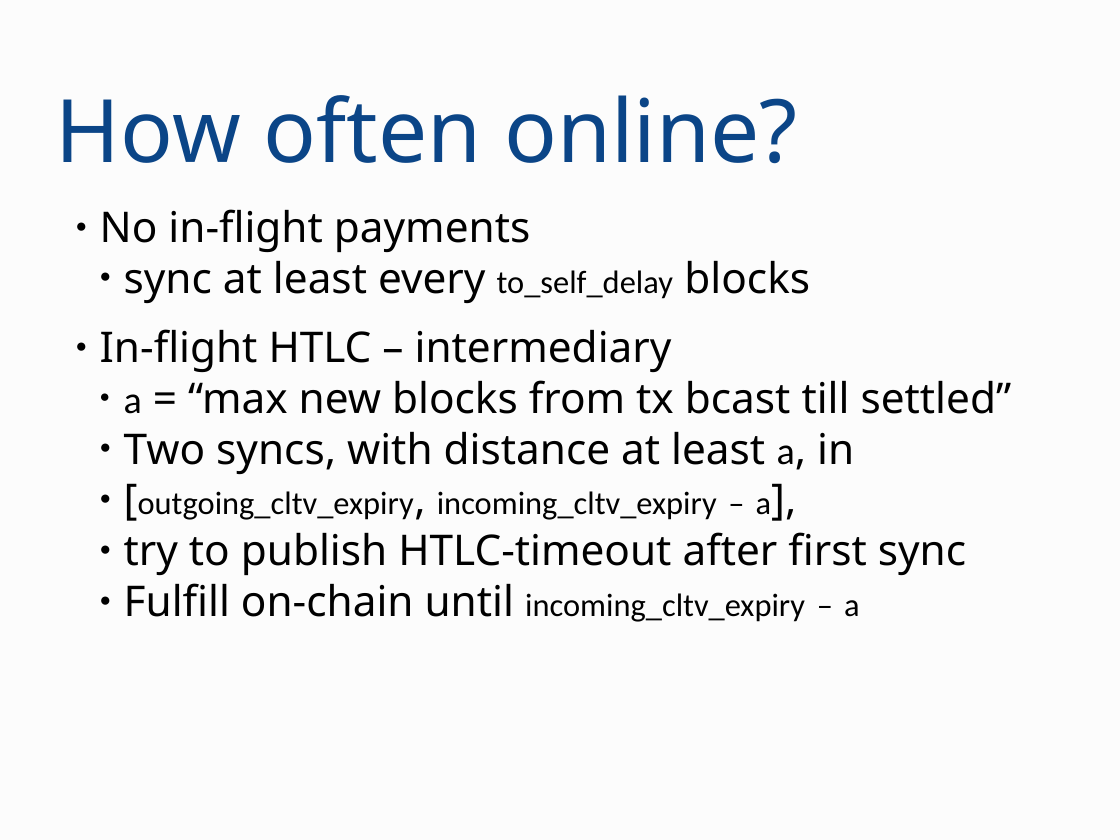
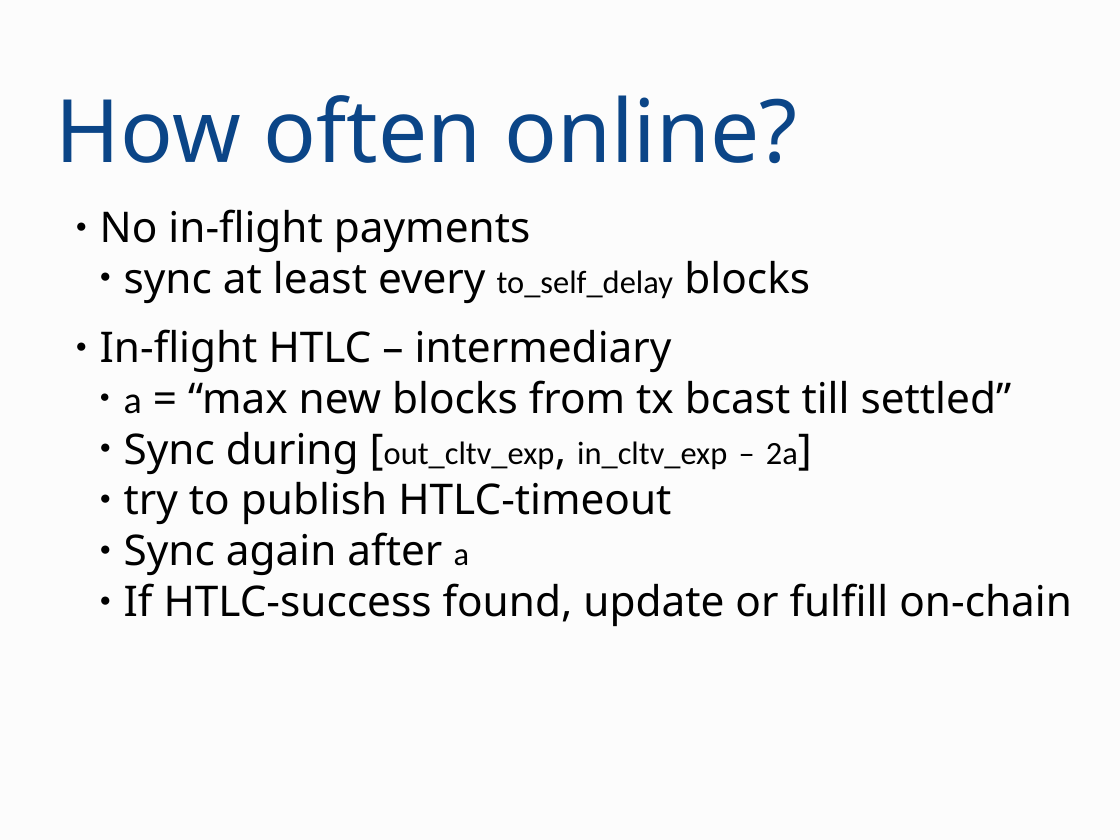
Before and after one commit to OrfeasLitos/PaymentChannels, a slide deck: slide 7 of ln-conf-2019/presentation.odp. Drawn at 1120x840 pixels with LibreOffice and Linux fonts; fonts in the diff are those of the drawing. Boxes give left, top, right and bottom in pixels: in the first picture for what was removed or moved away, otherwise in the second. Text is boxed around its words. In the diff, an @@ line names an element or a change of style, - is before the commit and + after.

Commit message:
Fix typo, clarify HTLC sync, add last slide

```diff
--- a/ln-conf-2019/presentation.odp
+++ b/ln-conf-2019/presentation.odp
@@ text at <box>124,431,1072,626</box>: text changed @@
-  ● Two syncs, with distance at least a, in
-  ● [outgoing_cltv_expiry, incoming_cltv_expiry – a],
-  ● try to publish HTLC-timeout after first sync
-  ● Fulfill on-chain until incoming_cltv_expiry – a
+  ● Sync during [out_cltv_exp, in_cltv_exp – 2a]
+  ● try to publish HTLC-timeout
+  ● Sync again after a
+  ● If HTLC-success found, update or fulfill on-chain
```
Also in this commit, not shown: 1 other slide changed, 1 slide added.
